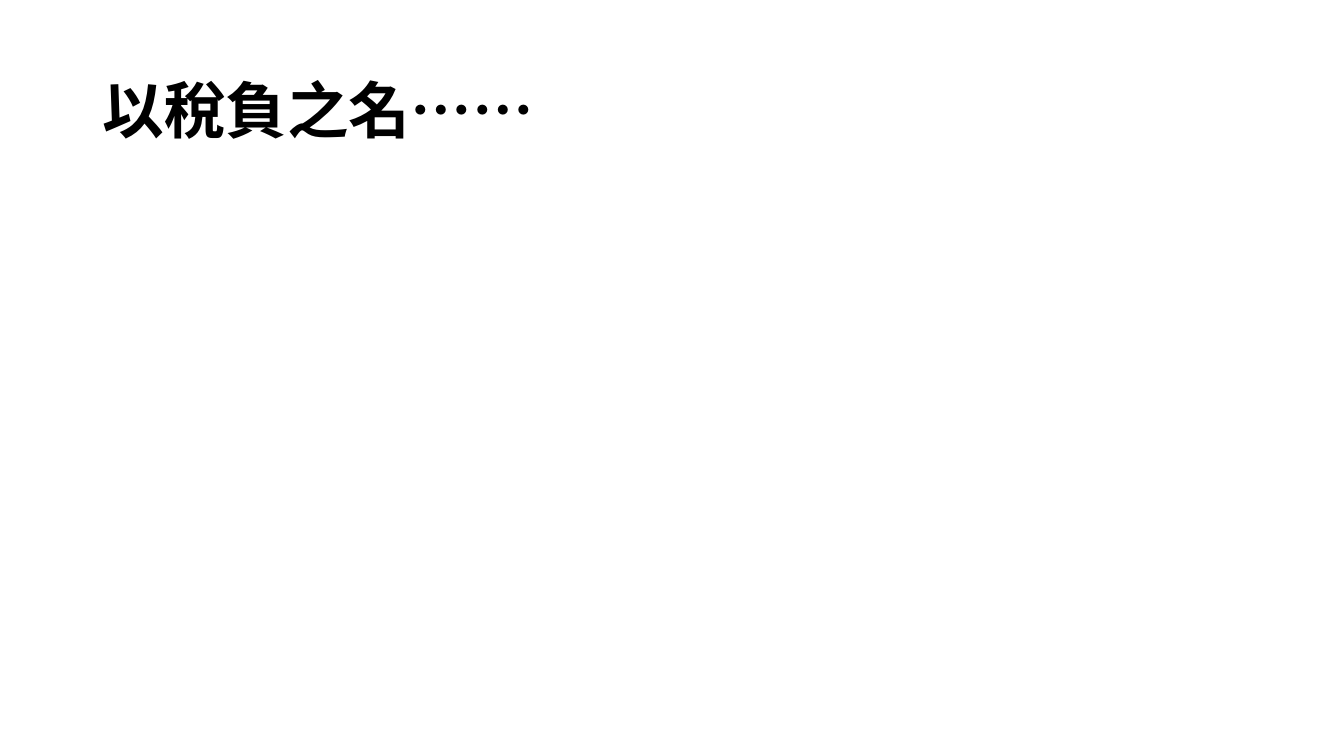
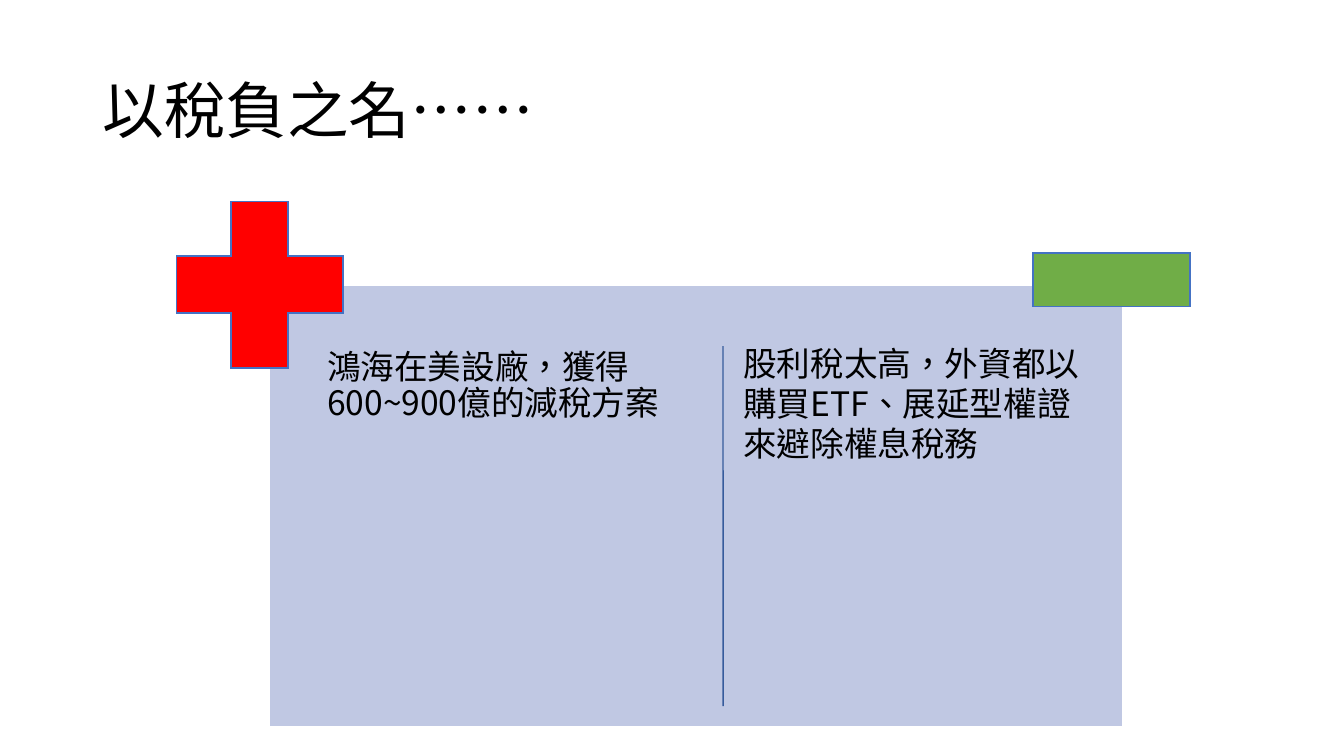
Before and after one commit to Jameswilson7788/school, a slide deck: slide 4 of 政府產業政策簡報.pptx. Drawn at 1344x756 pixels with LibreOffice and Linux fonts; fonts in the diff are those of the drawing. Boxes give left, top, right and bottom in pixels: in the first picture for what was removed or moved away, otherwise in the second. Text is boxed around its words. In the diff, an @@ line names an element or a change of style, - is before the commit and + after.

```diff
--- a/政府產業政策簡報.pptx
+++ b/政府產業政策簡報.pptx
@@ title "以稅負之名……" at [102, 81, 533, 138]: bold off @@
@@ group added at [176, 202, 1191, 726]: 2 rectangles, 1 text, 1 plus, 1 line @@
+鴻海在美設廠，獲得600~900億的減稅方案
@@ text added at [743, 347, 1079, 459], 24 pt, text #000000 @@
+股利稅太高，外資都以購買ETF、展延型權證來避除權息稅務
```
Also in this commit, not shown: 1 other slide changed, 2 slides added.
